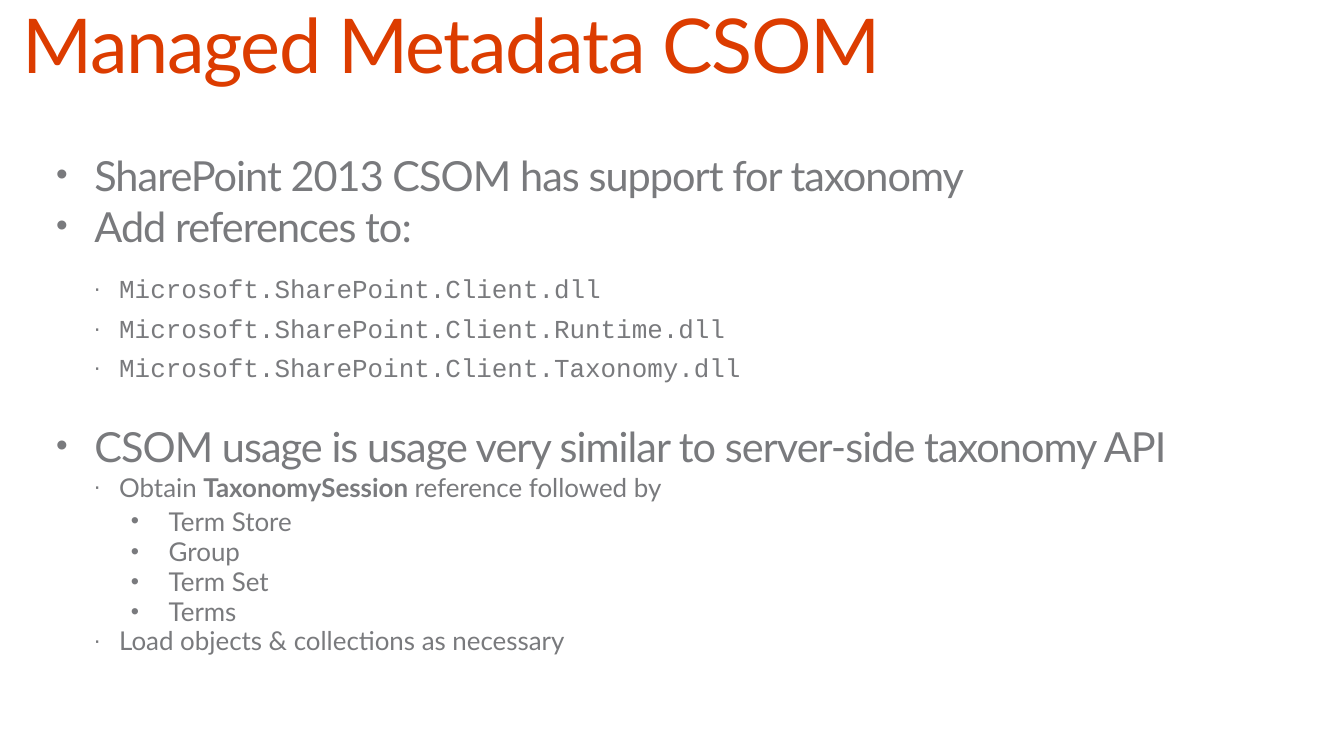
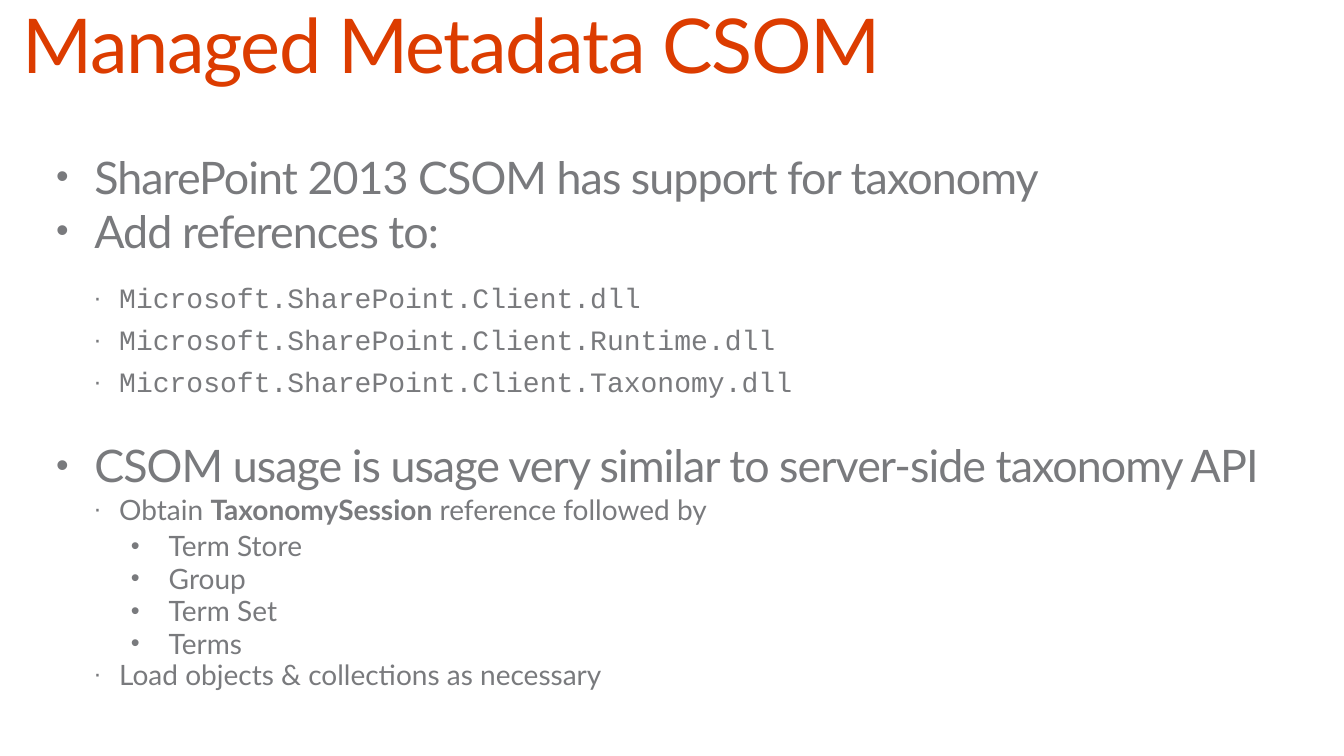
Before and after one commit to OfficeDev/TrainingContent, a slide deck: slide 22 of O3656/O3656-8 Developing advanced Taxonomy Scenarios in Office 365/O3656-8 Developing advanced Taxonomy Scenarios in Office 365.pptx. Drawn at 1344x756 pixels with LibreOffice and Linux fonts; fonts in the diff are those of the drawing. Boxes give left, top, right and bottom in pixels: in the first picture for what was removed or moved away, otherwise in the second. Text is boxed around its words. In the diff, an @@ line names an element or a change of style, - is before the commit and + after.

```diff
--- a/O3656/O3656-8 Developing advanced Taxonomy Scenarios in Office 365/O3656-8 Developing advanced Taxonomy Scenarios in Office 365.pptx
+++ b/O3656/O3656-8 Developing advanced Taxonomy Scenarios in Office 365/O3656-8 Developing advanced Taxonomy Scenarios in Office 365.pptx
@@ text "SharePoint 2013 CSOM has support ..." at [94,161,1259,690]: size 29.6 to 32 pt in "SharePoint 2013 CSOM has support for taxonomy", "Add references to:", "CSOM usage is usage very similar to ..."; size 18.5 to 20 pt in "Microsoft.SharePoint.Client.dll", "Microsoft.SharePoint.Client.Runtime.dll", "Microsoft.SharePoint.Client.Taxonomy.dll", "Obtain TaxonomySession reference followed by" and 5 more places @@
```
Also in this commit, not shown: 2 other slides changed, 2 slides added, 2 slides removed, 5 other files.
